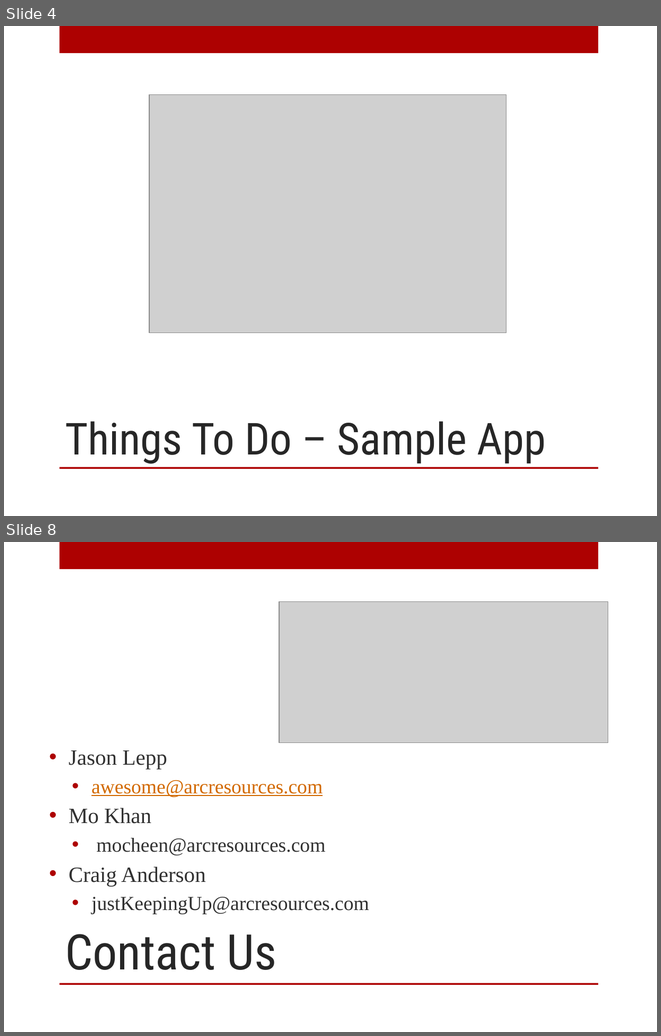
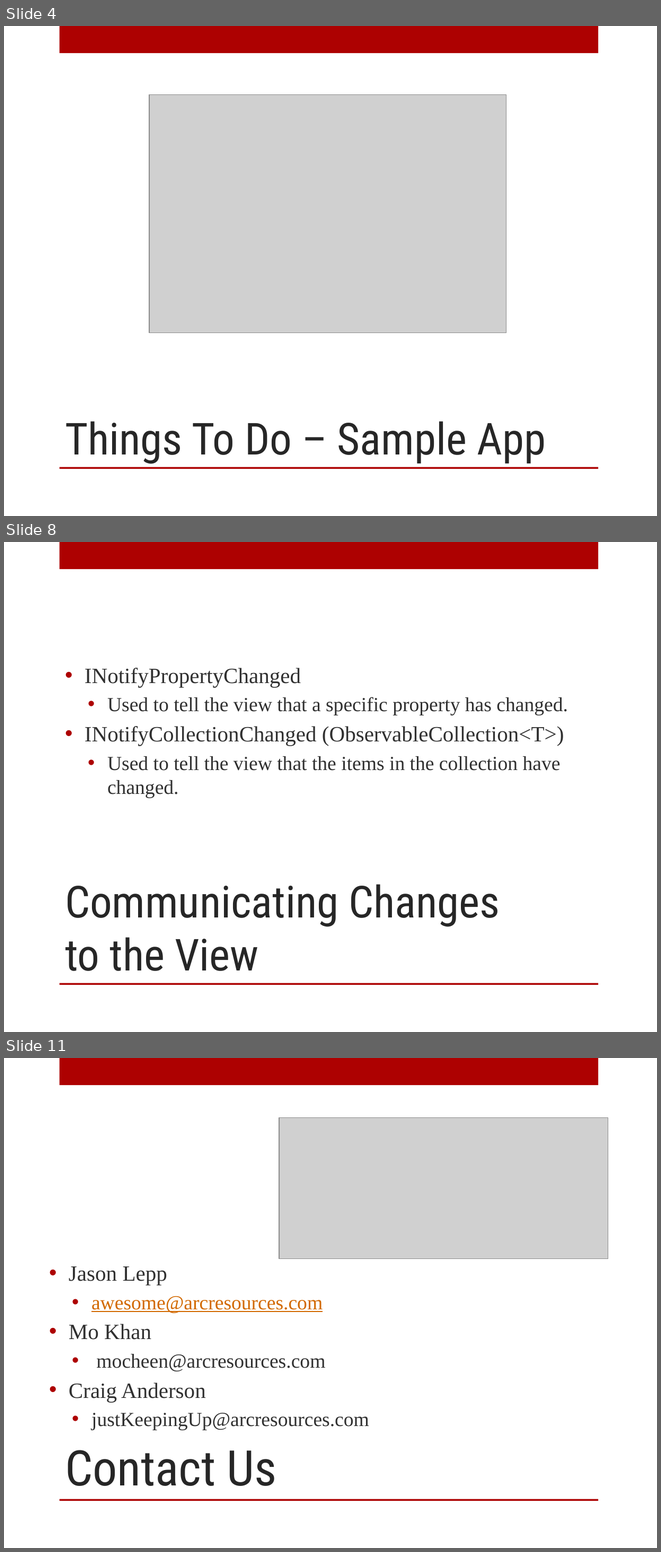
Before and after one commit to arcresources/MVPtoMVVM, a slide deck: docs/MVP to MVVM.pptx. Shown one above the other, each under a label of ours: slides 4 and 8 before the commit, slides 4, 8 and 11 after it; the slides between them are not shown. The pictures are 661x1036 and 661x1552 pixels, drawn with LibreOffice and Linux fonts; fonts in the diff are those of the drawing; grey boxes stand for pictures; background and template pictures are left out. Boxes give left, top, right and bottom in pixels: in the first picture for what was removed or moved away, otherwise in the second. Text is boxed around its words. In the diff, an @@ line names an element or a change of style, - is before the commit and + after.

```diff
--- a/docs/MVP to MVVM.pptx
+++ b/docs/MVP to MVVM.pptx
@@ slide 8 added at <box>4,542,657,1032</box>, background picture (left out); not listed: 2 template elements that a slide beside it also shows @@
@@ text added at <box>85,668,568,798</box>, 22 pt, text #303030 @@
+• INotifyPropertyChanged
+  • Used to tell the view that a specific property has changed.
+• INotifyCollectionChanged (ObservableCollection<T>)
+  • Used to tell the view that the items in the collection have changed.
@@ title added at <box>65,884,500,971</box>, 48.6 pt, text #262626 @@
+Communicating Changes to the View
@@ what was slide 8 is now slide 11 @@
```
Also in this commit, not shown: 4 slides changed, 2 other slides added.
